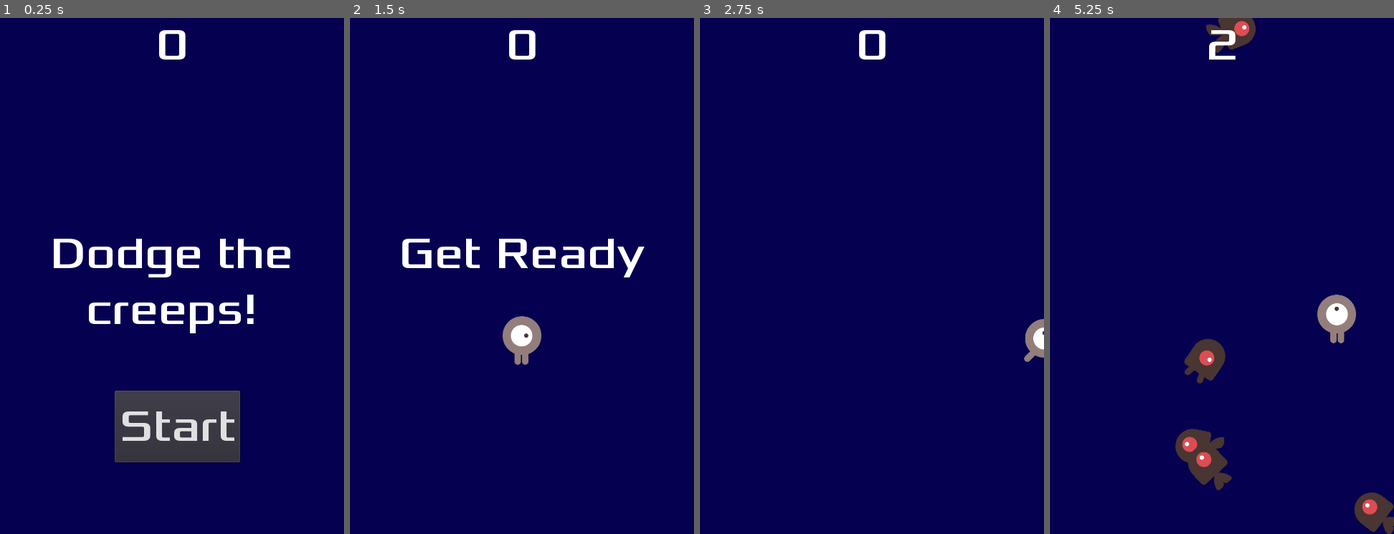
Above: before the commit, frames 1-4 (left to right).
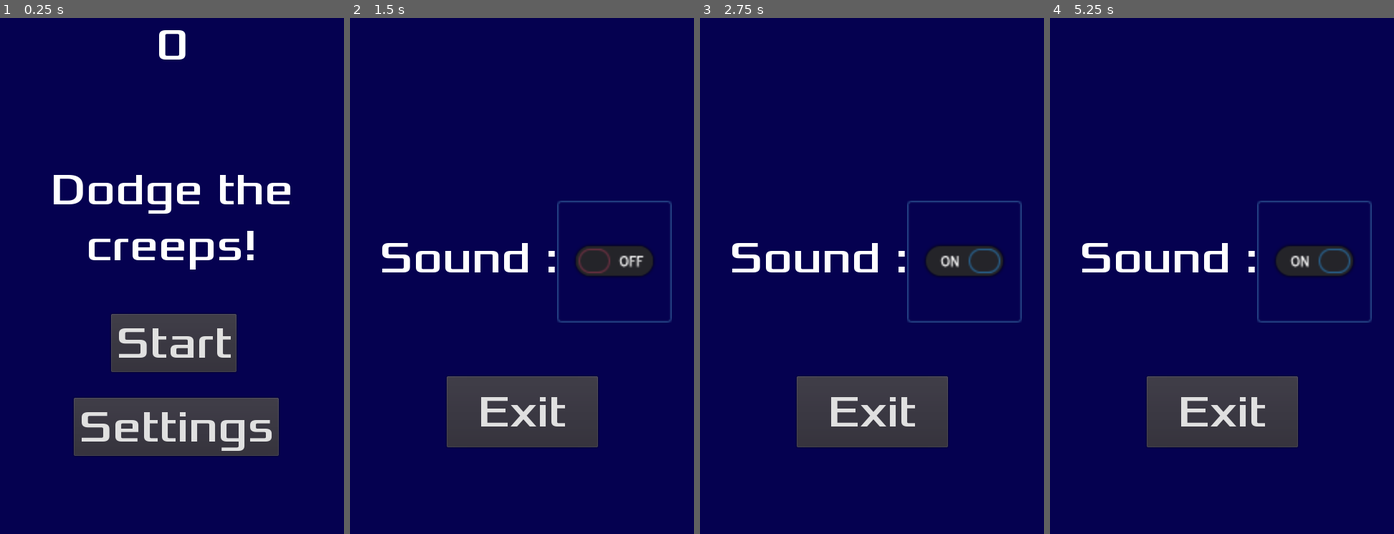
Above: after the commit, the same moments.

Repository: Totamaa/firstGameGodot
Game: Godot game, scene res://Main.tscn
Same seed, same stepped clock (60 frames per second), same inputs: the game is played once before the commit and once after it.
Inputs (mouse positions are in pixels of both pictures, inside the frame that each line leads up to):
- Up to frame 1 (0.25 s): no input
- Up to frame 2 (1.5 s): click (525, 425) at 0.5 s, where only the run after the commit has a clickable "Settings"; click (614, 260) at 1.27 s
- Up to frame 3 (2.75 s): tap Enter at 2 s; hold Right (ui_right) from 2.03 s (still down)
- Up to frame 4 (5.25 s): release Right (ui_right) at 2.78 s; hold Down (ui_down) 2.78-3.53 s; hold Right (ui_right) 3.53-4.28 s; hold Up (ui_up) 4.28-5.03 s; hold Left (ui_left) from 5.03 s (still down)

The runs differ from the first frame. In frame 1, 13% of the frame differs, in the area x 15-85%, y 30-87%; in frame 2, 10%; in frame 3, 9.4%; in frame 4, 12%.

Commit message:
Ajout d'une section Settings, Réglage du son

Diff:
--- a/HUD.gd
+++ b/HUD.gd
@@ -1,6 +1,17 @@
 extends CanvasLayer
 
 signal start_game
+signal sound_on
+signal sound_off
+
+func _ready():
+	$ScoreLabel.show()
+	$Message.show()
+	$StartButton.show()
+	$Settings.show()
+	$exitSettings.hide()
+	$soundsButton.hide()
+	$sounds.hide()
 
 func show_message(text):
 	$Message.text = text
@@ -17,13 +28,42 @@
 	# Make a one-shot timer and wait for it to finish.
 	yield(get_tree().create_timer(1), "timeout")
 	$StartButton.show()
+	$Settings.show()
 
 func update_score(score):
 	$ScoreLabel.text = str(score)
 
 func _on_StartButton_pressed():
 	$StartButton.hide()
+	$Settings.hide()
 	emit_signal("start_game")
 
 func _on_MessageTimer_timeout():
 	$Message.hide()
+
+
+func _on_Settings_pressed():
+	$ScoreLabel.hide()
+	$Message.hide()
+	$StartButton.hide()
+	$Settings.hide()
+	$exitSettings.show()
+	$soundsButton.show()
+	$sounds.show()
+
+
+func _on_exitSettings_pressed():
+	$ScoreLabel.show()
+	$Message.show()
+	$StartButton.show()
+	$Settings.show()
+	$exitSettings.hide()
+	$soundsButton.hide()
+	$sounds.hide()
+
+
+func _on_soundsButton_pressed():
+	if $soundsButton.toggle_mode == true:
+		emit_signal("sound_on")
+	else:
+		emit_signal("sound_off")
--- a/HUD.tscn
+++ b/HUD.tscn
@@ -27,11 +27,11 @@
 }
 
 [node name="Message" type="Label" parent="."]
-anchor_top = 0.5
+anchor_top = 0.281
 anchor_right = 1.0
 anchor_bottom = 0.5
-margin_top = -68.7083
-margin_bottom = 84.2917
+margin_top = -0.118164
+margin_bottom = -4.79816
 custom_fonts/font = SubResource( 1 )
 text = "Dodge the creeps!"
 align = 1
@@ -42,12 +42,12 @@
 
 [node name="StartButton" type="Button" parent="."]
 anchor_left = 0.333
-anchor_top = 0.722
-anchor_right = 0.667
-anchor_bottom = 0.861
-margin_left = 0.160004
-margin_top = 0.159973
-margin_right = -0.160034
+anchor_top = 0.574
+anchor_right = 0.687
+anchor_bottom = 0.686
+margin_left = -4.84
+margin_top = -0.279999
+margin_right = 0.23999
 margin_bottom = 0.0799561
 custom_fonts/font = SubResource( 1 )
 shortcut_in_tooltip = false
@@ -61,5 +61,65 @@
 wait_time = 2.0
 one_shot = true
 
+[node name="Settings" type="Button" parent="."]
+anchor_left = 0.214
+anchor_top = 0.735
+anchor_right = 0.809
+anchor_bottom = 0.848
+margin_left = -0.160683
+margin_top = 0.311951
+margin_right = 0.239319
+margin_bottom = -0.0480957
+custom_fonts/font = SubResource( 1 )
+text = "Settings"
+__meta__ = {
+"_edit_use_anchors_": false
+}
+
+[node name="soundsButton" type="CheckButton" parent="."]
+margin_left = 291.0
+margin_top = 257.0
+margin_right = 369.0
+margin_bottom = 340.0
+rect_scale = Vector2( 2, 2 )
+custom_fonts/font = SubResource( 1 )
+pressed = true
+__meta__ = {
+"_edit_use_anchors_": false
+}
+
+[node name="sounds" type="Label" parent="."]
+anchor_left = 0.087
+anchor_top = 0.412
+anchor_right = 0.607
+anchor_bottom = 0.533
+margin_left = -1.30572
+margin_top = 0.0247498
+margin_right = 0.0942688
+margin_bottom = 11.9047
+custom_fonts/font = SubResource( 1 )
+text = "Sound :"
+__meta__ = {
+"_edit_use_anchors_": false
+}
+
+[node name="exitSettings" type="Button" parent="."]
+anchor_left = 0.5
+anchor_top = 1.0
+anchor_right = 0.5
+anchor_bottom = 1.0
+margin_left = -105.5
+margin_top = -220.0
+margin_right = 105.5
+margin_bottom = -121.0
+custom_fonts/font = SubResource( 1 )
+text = "Exit"
+__meta__ = {
+"_edit_use_anchors_": false
+}
+
 [connection signal="pressed" from="StartButton" to="." method="_on_StartButton_pressed"]
 [connection signal="timeout" from="MessageTimer" to="." method="_on_MessageTimer_timeout"]
+[connection signal="pressed" from="Settings" to="." method="_on_Settings_pressed"]
+[connection signal="pressed" from="soundsButton" to="." method="_on_soundsButton_pressed"]
+[connection signal="pressed" from="exitSettings" to="." method="_on_exitSettings_pressed"]
--- a/Main.gd
+++ b/Main.gd
@@ -6,6 +6,8 @@
 
 # Called when the node enters the scene tree for the first time.
 func _ready():
+	$Music.volume_db = -15
+	$DeathSound.volume_db = -15
 	randomize()
 
 
@@ -28,22 +30,21 @@
 	$HUD.show_message("Get Ready")
 	$Music.play()
 
-
-
+# Faire spawner les monstres
 func _on_MobTimer_timeout():
-	# Choose a random location on Path2D.
+	# On choisit une location random de notre cadre
 	$MobPath/MobSpawnLocation.offset = randi()
-	# Create a Mob instance and add it to the scene.
+	# On crée un mob et on l'ajoute a la scène
 	var mob = Mob.instance()
 	add_child(mob)
-	# Set the mob's direction perpendicular to the path direction.
+	# On oriente le mob vers le centre
 	var direction = $MobPath/MobSpawnLocation.rotation + PI / 2
-	# Set the mob's position to a random location.
+	# on met le monstre dans une position random
 	mob.position = $MobPath/MobSpawnLocation.position
-	# Add some randomness to the direction.
+	# on ajoute un angle (en radiant) au mosntre
 	direction += rand_range(-PI / 4, PI / 4)
 	mob.rotation = direction
-	# Set the velocity (speed & direction).
+	# On donne la velocité au monstre (vitesse et direction)
 	mob.linear_velocity = Vector2(rand_range(mob.min_speed, mob.max_speed), 0)
 	mob.linear_velocity = mob.linear_velocity.rotated(direction)
 
@@ -56,3 +57,15 @@
 func _on_StartTimer_timeout():
 	$MobTimer.start()
 	$ScoreTimer.start()
+
+
+
+func _on_HUD_sound_on():
+	$Music.volume_db = -15
+	$DeathSound.volume_db = -15
+
+
+
+func _on_HUD_sound_off():
+	$Music.volume_db = -80
+	$DeathSound.volume_db = -80
--- a/Main.tscn
+++ b/Main.tscn
@@ -47,6 +47,7 @@
 
 [node name="Music" type="AudioStreamPlayer" parent="."]
 stream = ExtResource( 5 )
+volume_db = -80.0
 
 [node name="DeathSound" type="AudioStreamPlayer" parent="."]
 stream = ExtResource( 6 )
@@ -55,4 +56,6 @@
 [connection signal="timeout" from="MobTimer" to="." method="_on_MobTimer_timeout"]
 [connection signal="timeout" from="ScoreTimer" to="." method="_on_ScoreTimer_timeout"]
 [connection signal="timeout" from="StartTimer" to="." method="_on_StartTimer_timeout"]
+[connection signal="sound_off" from="HUD" to="." method="_on_HUD_sound_off"]
+[connection signal="sound_on" from="HUD" to="." method="_on_HUD_sound_on"]
 [connection signal="start_game" from="HUD" to="." method="new_game"]
--- a/Mob.tscn
+++ b/Mob.tscn
@@ -15,14 +15,14 @@
 "name": "fly",
 "speed": 3.0
 }, {
+"frames": [ ExtResource( 3 ), ExtResource( 6 ) ],
+"loop": true,
+"name": "swim",
+"speed": 3.0
+}, {
 "frames": [ ExtResource( 5 ), ExtResource( 4 ) ],
 "loop": true,
 "name": "walk",
-"speed": 3.0
-}, {
-"frames": [ ExtResource( 3 ), ExtResource( 6 ) ],
-"loop": true,
-"name": "swim",
 "speed": 3.0
 } ]
 
@@ -46,7 +46,6 @@
 scale = Vector2( 0.5, 0.5 )
 frames = SubResource( 1 )
 animation = "walk"
-frame = 1
 playing = true
 
 [node name="CollisionShape2D" type="CollisionShape2D" parent="."]
--- a/Player.gd
+++ b/Player.gd
@@ -37,7 +37,7 @@
 		$AnimatedSprite.flip_v = velocity.y > 0
 
 # colision
-func _on_Player_body_entered(body):
+func _on_Player_body_entered(_body):
 	hide()
 	emit_signal("hit")
 	$CollisionShape2D.set_deferred("disable", true)
Not shown, added: .mono/assemblies/Debug/GodotSharp.xml
Not shown, added: .mono/assemblies/Debug/GodotSharpEditor.xml
Not shown, added: .mono/assemblies/Debug/api_hash_cache.cfg
Not shown, added: .mono/assemblies/Debug/GodotSharp.dll
Not shown, added: .mono/assemblies/Debug/GodotSharp.pdb
Not shown, added: .mono/assemblies/Debug/GodotSharpEditor.dll
Not shown, added: .mono/assemblies/Debug/GodotSharpEditor.pdb
